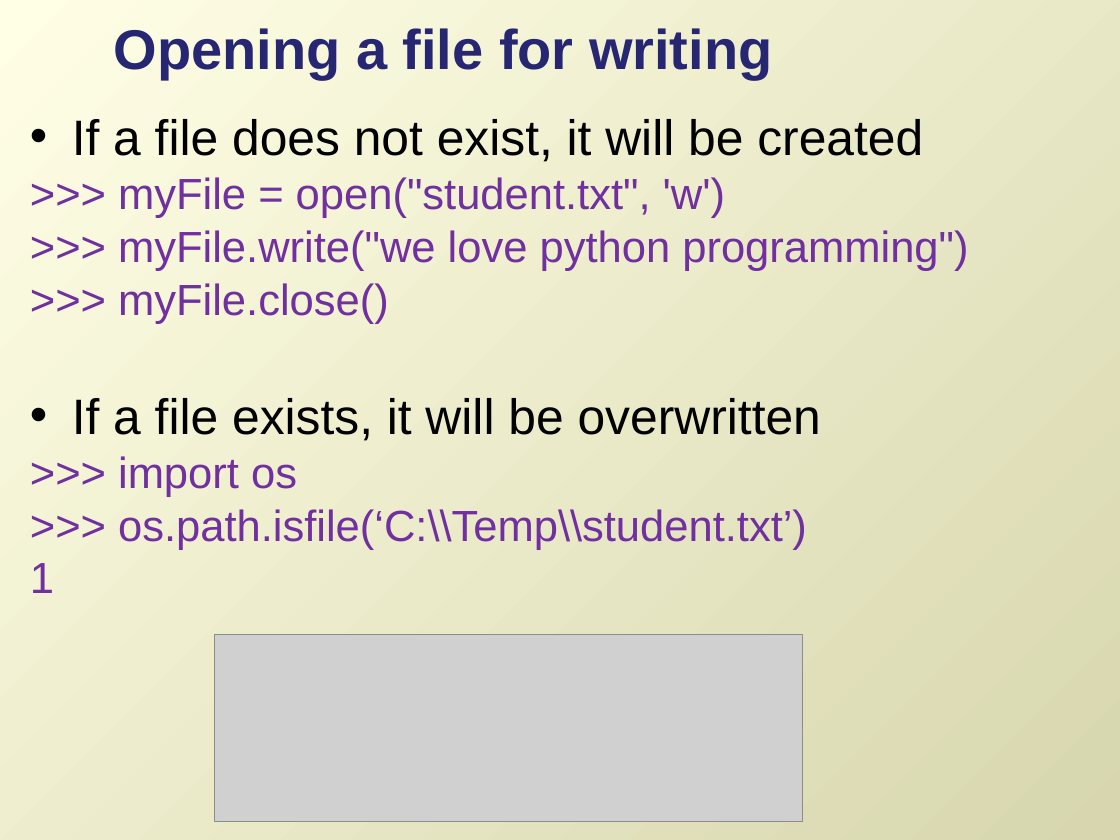
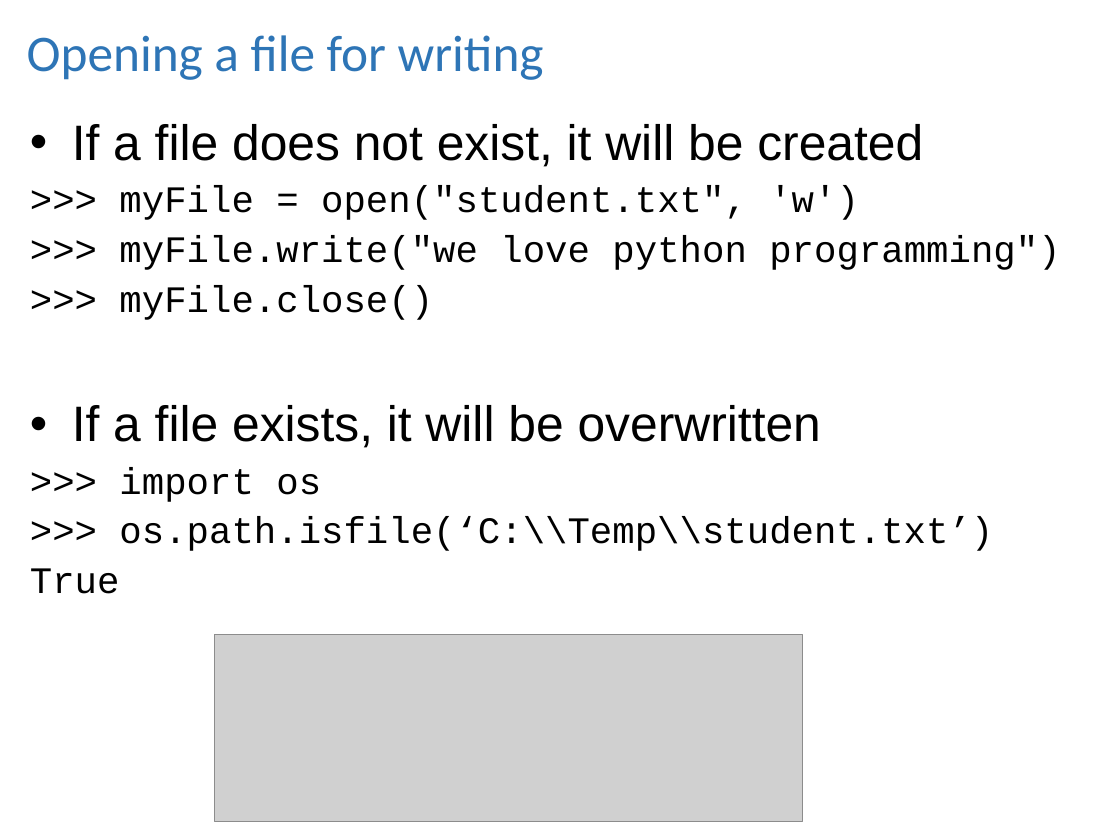
Before and after one commit to lgtateos/gis540, a slide deck: slide 7 of slides/fileIO.ppt (slide 12 before the commit). Drawn at 1120x840 pixels with LibreOffice and Linux fonts; fonts in the diff are those of the drawing; grey boxes stand for pictures. Boxes give left, top, right and bottom in pixels: in the first picture for what was removed or moved away, otherwise in the second. Text is boxed around its words. In the diff, an @@ line names an element or a change of style, - is before the commit and + after.

```diff
--- a/slides/fileIO.ppt
+++ b/slides/fileIO.ppt
@@ background gradient #FFFFE6 to #D7D6AE to #FFFFFF @@
@@ title "Opening a file for writing": place and size @@
-title "Opening a file for writing" at (114,28,772,78)
+title "Opening a file for writing" at (27,35,544,80)
@@ title "Opening a file for writing" at (27,35,544,80): size 36 to 33 pt, font Arial to Calibri, text colour #262673 to #2E75B6, bold off @@
@@ text at (72,124,1060,551): size 28 to 24 pt, font Arial to Courier New, text colour #7030A0 to #000000 in ">>> myFile = open("student.txt", 'w')", ">>> myFile.write("we love python programming")", ">>> myFile.close()", ">>> import os" and 1 more places; line spacing 0.8 to 0.9; less space between paragraphs @@
@@ text at (30,568,120,594): text changed; size 28 to 24 pt; font Arial to Courier New; text colour #7030A0 to #000000 @@
-1
+True
```
Also in this commit, not shown: 23 other slides changed, 13 slides added, 3 slides removed.
